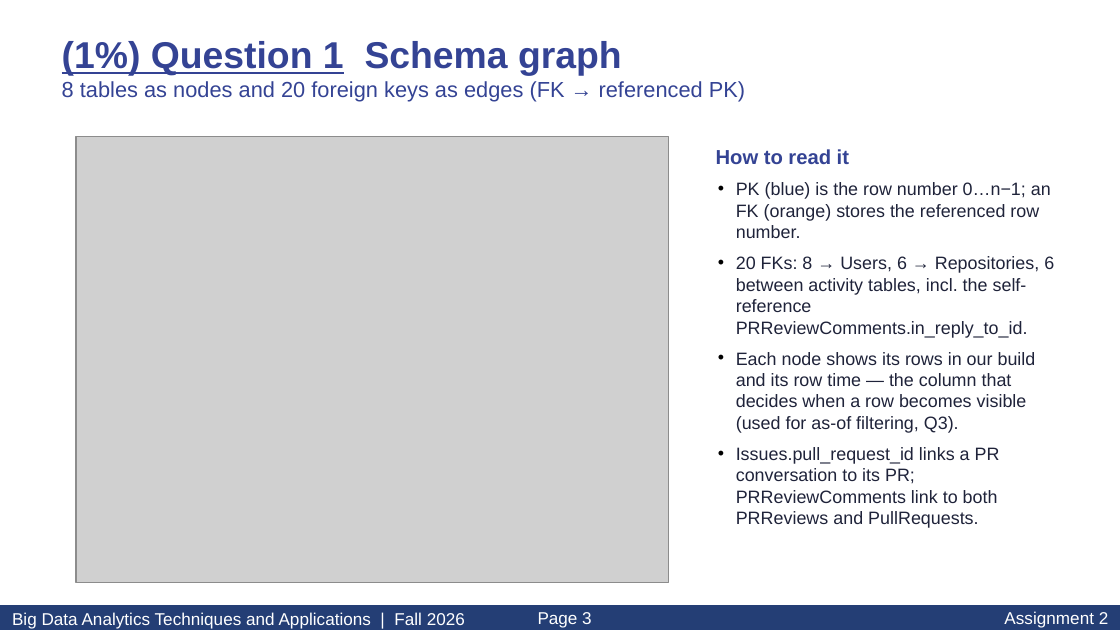
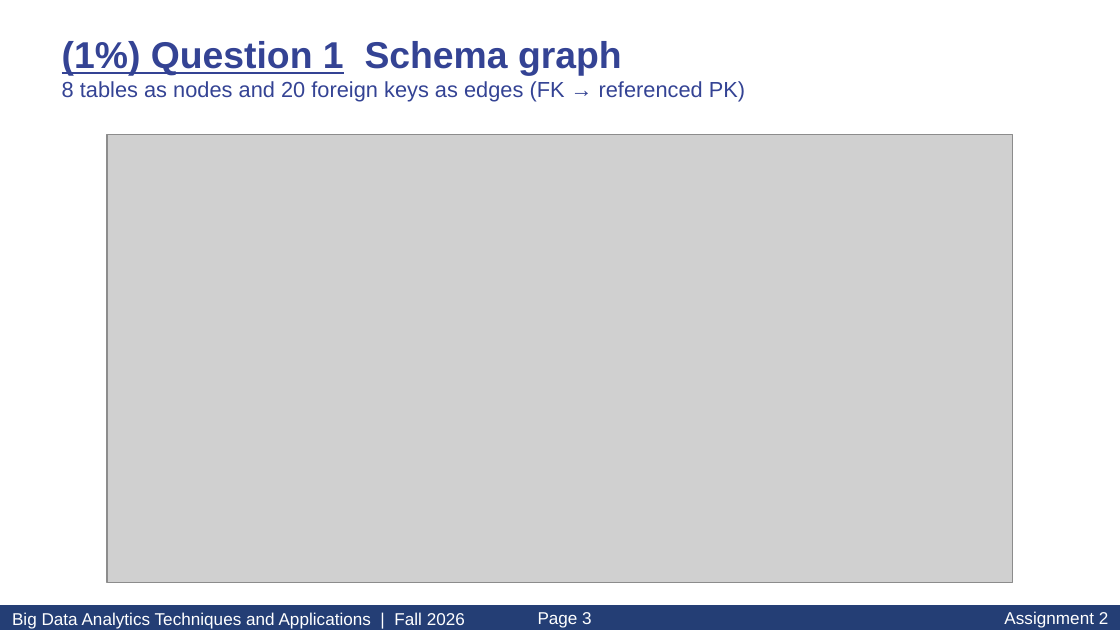
Before and after one commit to ellatso/NYCU-BigData-Assignment2, a slide deck: slide 3 of report_materials/Asg2_113700058.pptx. Drawn at 1120x630 pixels with LibreOffice and Linux fonts; fonts in the diff are those of the drawing; grey boxes stand for pictures. Boxes give left, top, right and bottom in pixels: in the first picture for what was removed or moved away, otherwise in the second. Text is boxed around its words. In the diff, an @@ line names an element or a change of style, - is before the commit and + after.

```diff
--- a/report_materials/Asg2_113700058.pptx
+++ b/report_materials/Asg2_113700058.pptx
@@ picture: place and size @@
-picture at [76, 137, 669, 582]
+picture at [108, 134, 1014, 582]
@@ text removed at [716, 149, 1054, 528] @@
-How to read it
-• PK (blue) is the row number 0…n−1; an FK (orange) stores the referenced row number.
-• 20 FKs: 8 → Users, 6 → Repositories, 6 between activity tables, incl. the self-reference PRReviewComments.in_reply_to_id.
-• Each node shows its rows in our build and its row time — the column that decides when a row becomes visible (used for as-of filtering, Q3).
-• Issues.pull_request_id links a PR conversation to its PR; PRReviewComments link to both PRReviews and PullRequests.
```
Also in this commit, not shown: 4 other slides changed, 19 other files.
